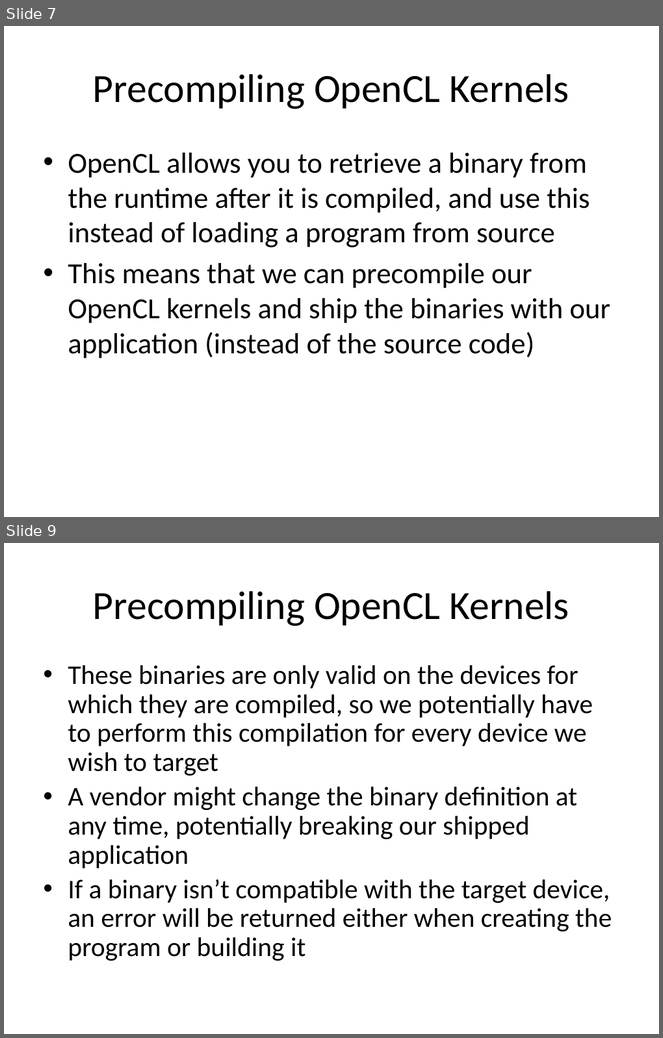
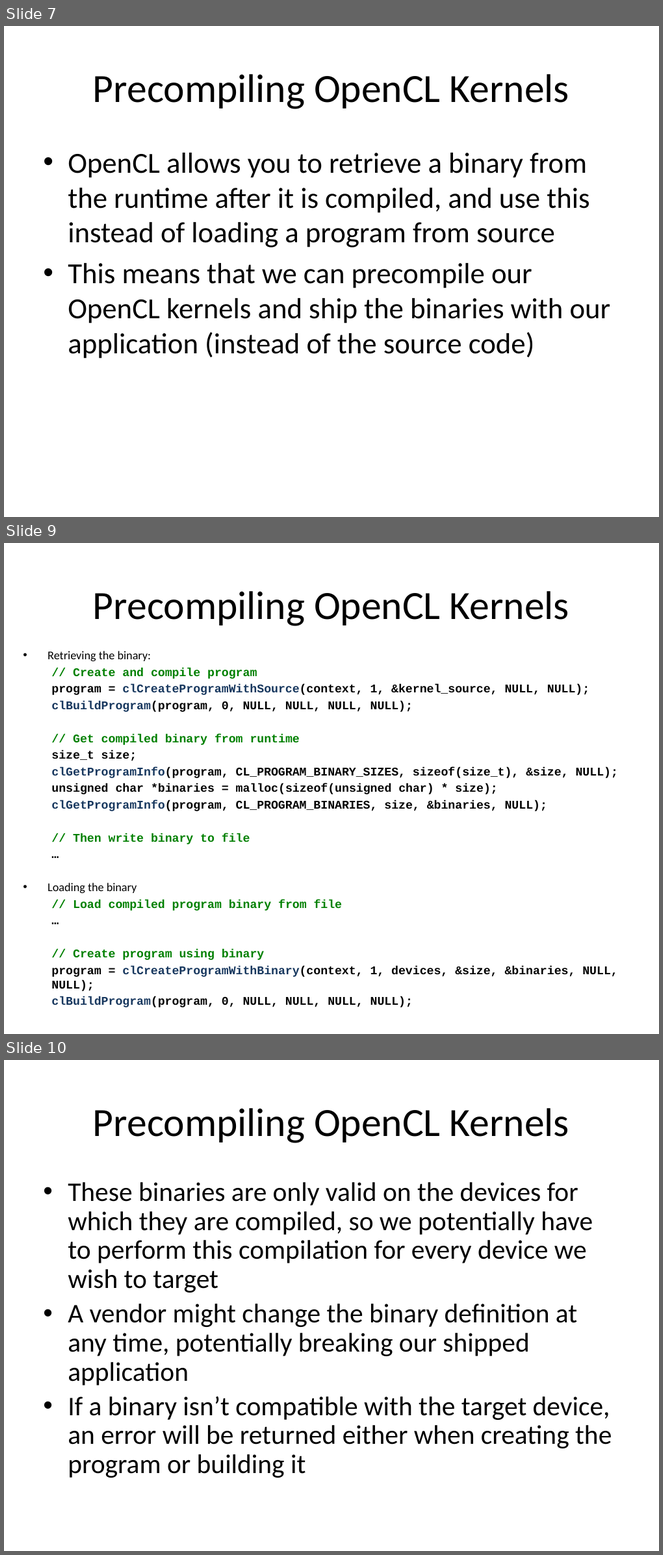
Before and after one commit to UoB-HPC/opencl-training-slides, a slide deck: advanced_part2.pptx. Shown one above the other, each under a label of ours: slides 7 and 9 before the commit, slides 7, 9 and 10 after it; the slides between them are not shown. The pictures are 663x1038 and 663x1555 pixels, drawn with LibreOffice and Linux fonts; fonts in the diff are those of the drawing. Boxes give left, top, right and bottom in pixels: in the first picture for what was removed or moved away, otherwise in the second. Text is boxed around its words. In the diff, an @@ line names an element or a change of style, - is before the commit and + after.

Commit message:
Ported advanced part 2 slides to C
 - Duplicated and hid the C++ slides, and ported to C
 - Updated Bilateral meta programming results slides to use P100s

```diff
--- a/advanced_part2.pptx
+++ b/advanced_part2.pptx
@@ slide 9 added at (4, 543, 659, 1034), background #FFFFFF @@
@@ title added at (93, 591, 570, 626), 44 pt, text #000000 @@
+Precompiling OpenCL Kernels
@@ text added at (48, 651, 618, 1008), 13 pt, text #000000, bold @@
+• Retrieving the binary:
+  // Create and compile program
+  program = clCreateProgramWithSource(context, 1, &kernel_source, NULL, NULL);
+  clBuildProgram(program, 0, NULL, NULL, NULL, NULL);
+  // Get compiled binary from runtime
+  size_t size;
+  clGetProgramInfo(program, CL_PROGRAM_BINARY_SIZES, sizeof(size_t), &size, NULL);
+  unsigned char *binaries = malloc(sizeof(unsigned char) * size);
+  clGetProgramInfo(program, CL_PROGRAM_BINARIES, size, &binaries, NULL);
+  // Then write binary to file
+  …
+• Loading the binary
+  // Load compiled program binary from file
+  …
+  // Create program using binary
+  program = clCreateProgramWithBinary(context, 1, devices, &size, &binaries, NULL, NULL);
+  clBuildProgram(program, 0, NULL, NULL, NULL, NULL);
@@ what was slide 9 is now slide 10 @@
```
Also in this commit, not shown: 7 slides changed, 4 other slides added.
